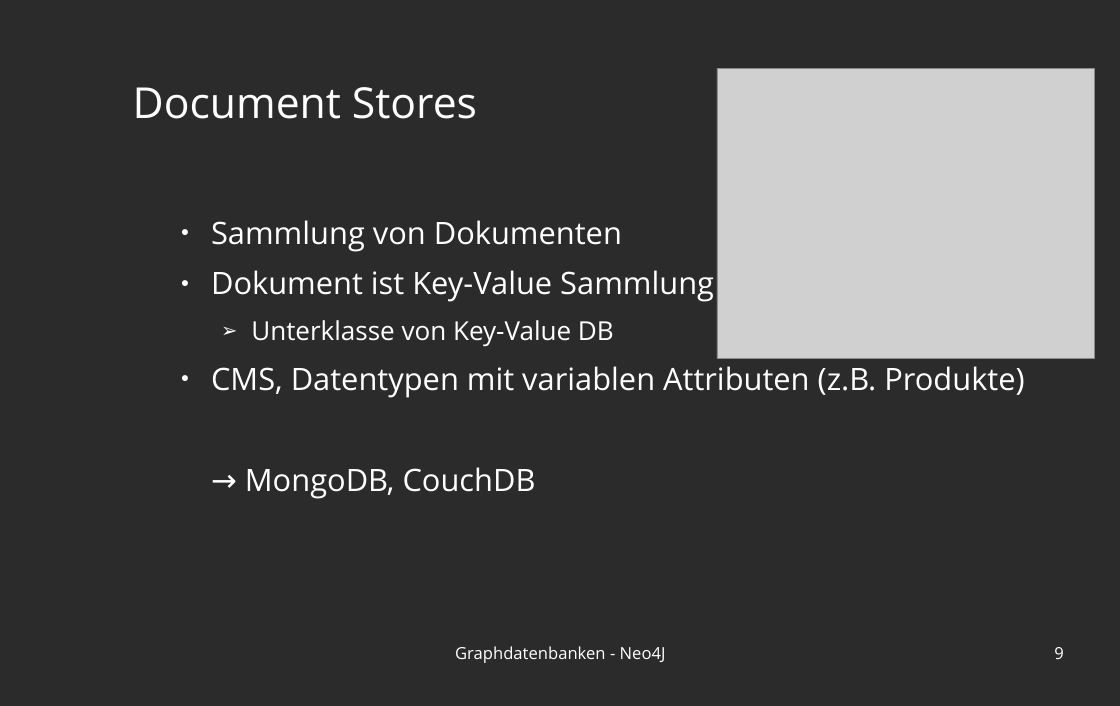
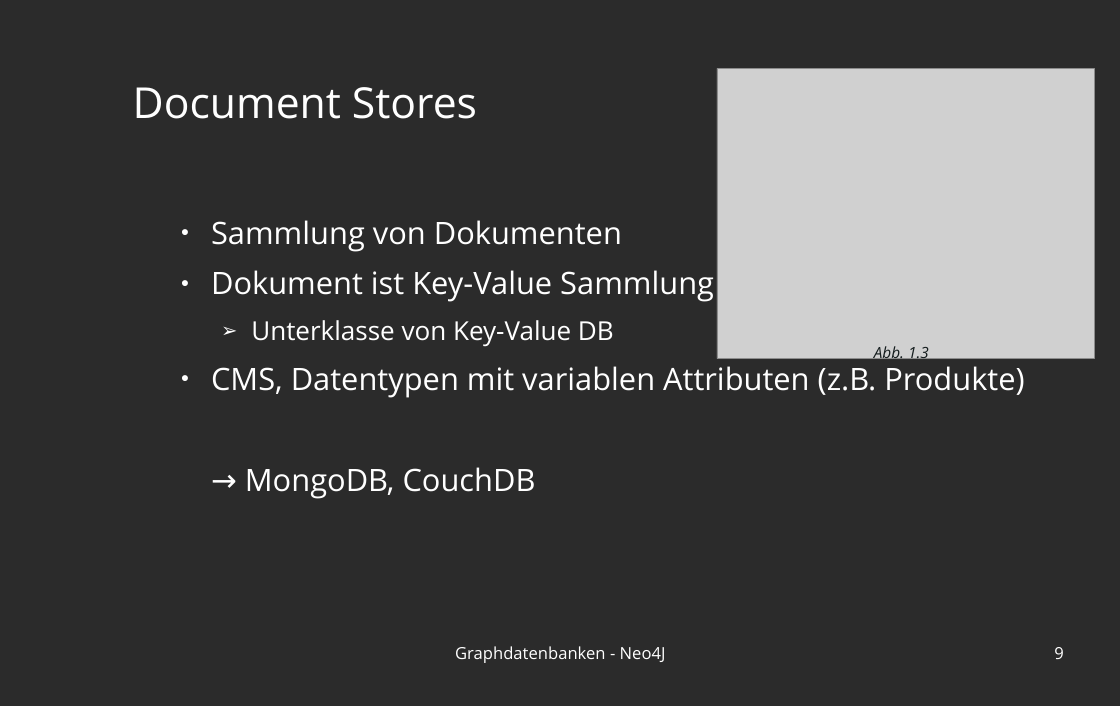
Before and after one commit to blublab/ais, a slide deck: slide 9 of praesi.odp. Drawn at 1120x706 pixels with LibreOffice and Linux fonts; fonts in the diff are those of the drawing; grey boxes stand for pictures; background and template pictures are left out; a plain dark background stands for a picture behind light text. Boxes give left, top, right and bottom in pixels: in the first picture for what was removed or moved away, otherwise in the second. Text is boxed around its words. In the diff, an @@ line names an element or a change of style, - is before the commit and + after.

```diff
--- a/praesi.odp
+++ b/praesi.odp
@@ text added at bbox=[874, 344, 929, 363], 13 pt, text #151D1E, italic @@
+Abb. 1.3
```
Also in this commit, not shown: 14 other slides changed, 1 slide added, 4 other files.
